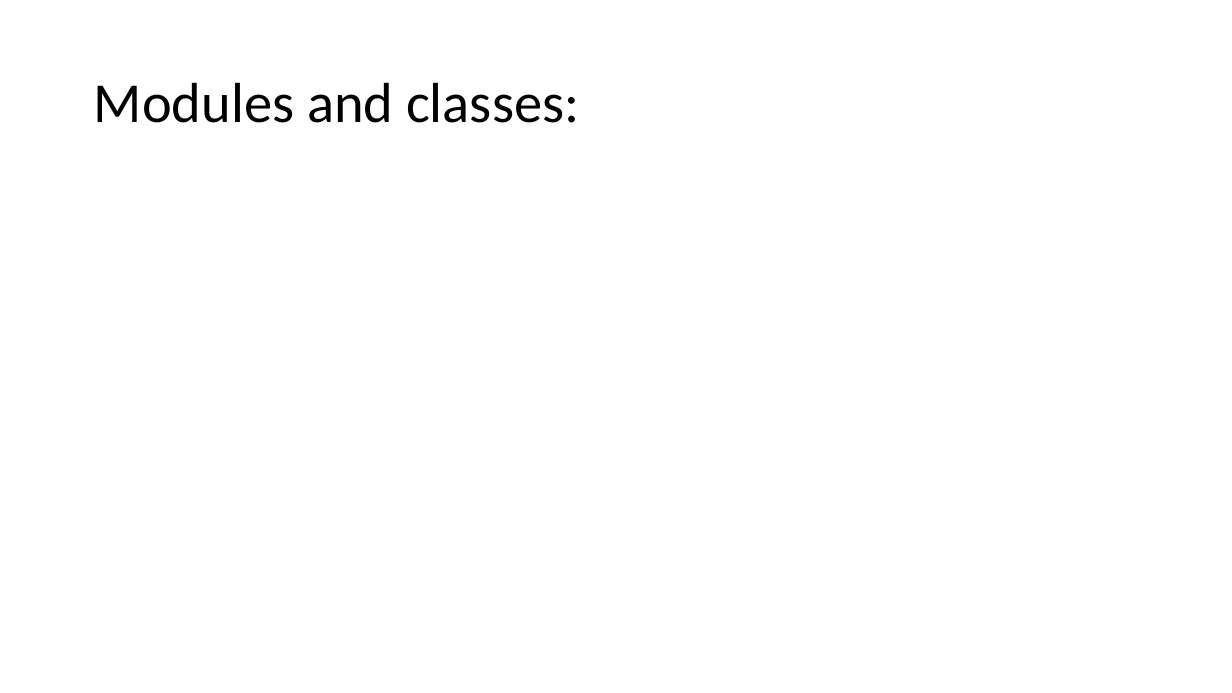
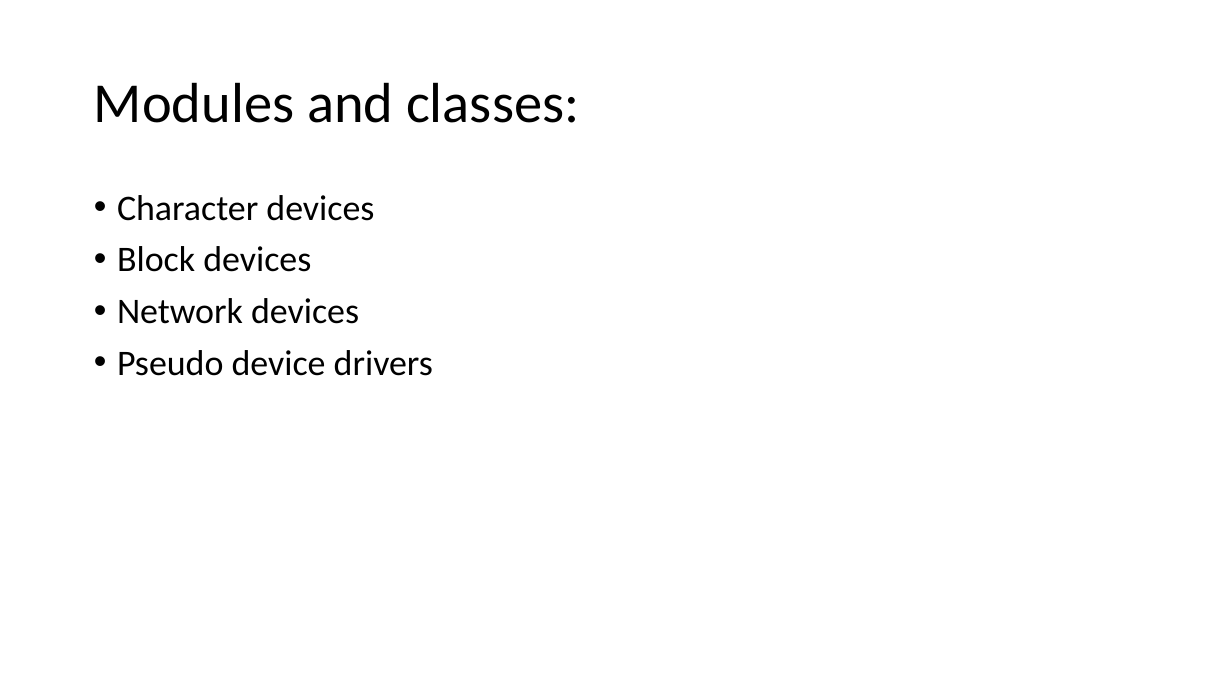
Before and after one commit to nihadjifri/Linux-device-drivers, a slide deck: slide 12 of Materials/ldd.pptx (slide 8 before the commit). Drawn at 1232x693 pixels with LibreOffice and Linux fonts; fonts in the diff are those of the drawing. Boxes give left, top, right and bottom in pixels: in the first picture for what was removed or moved away, otherwise in the second. Text is boxed around its words. In the diff, an @@ line names an element or a change of style, - is before the commit and + after.

```diff
--- a/Materials/ldd.pptx
+++ b/Materials/ldd.pptx
@@ text added at (117, 195, 433, 376), 28 pt, text #000000 @@
+• Character devices
+• Block devices
+• Network devices
+• Pseudo device drivers
```
Also in this commit, not shown: 4 other slides changed, 5 slides added, 9 other files.
